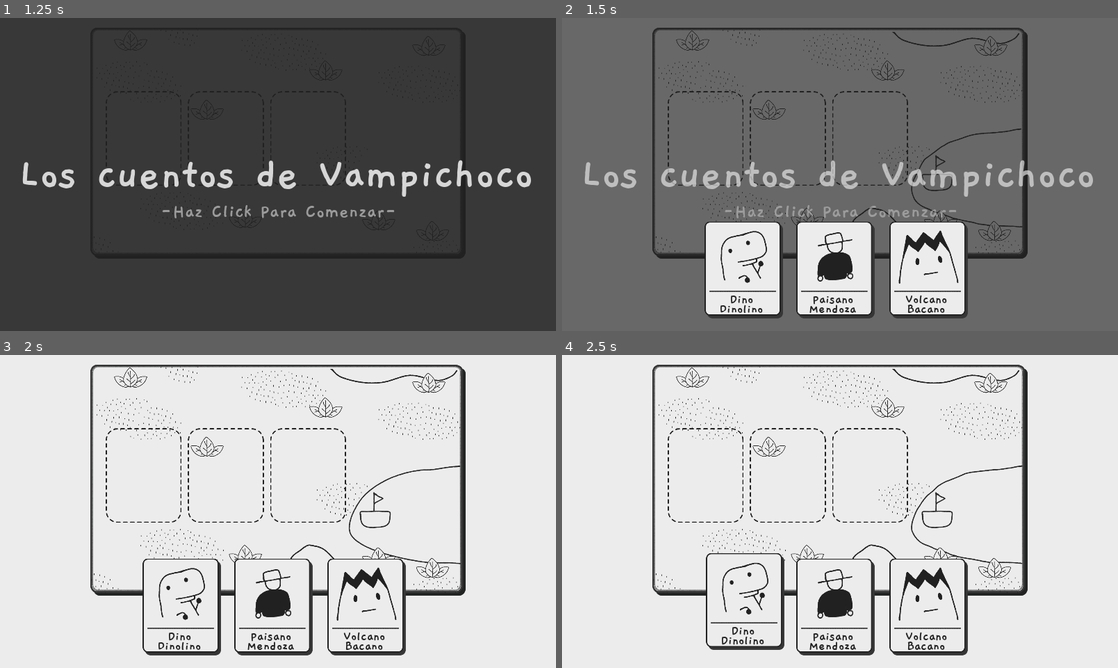
Above: before the commit, frames 1-4 (two rows, left to right).
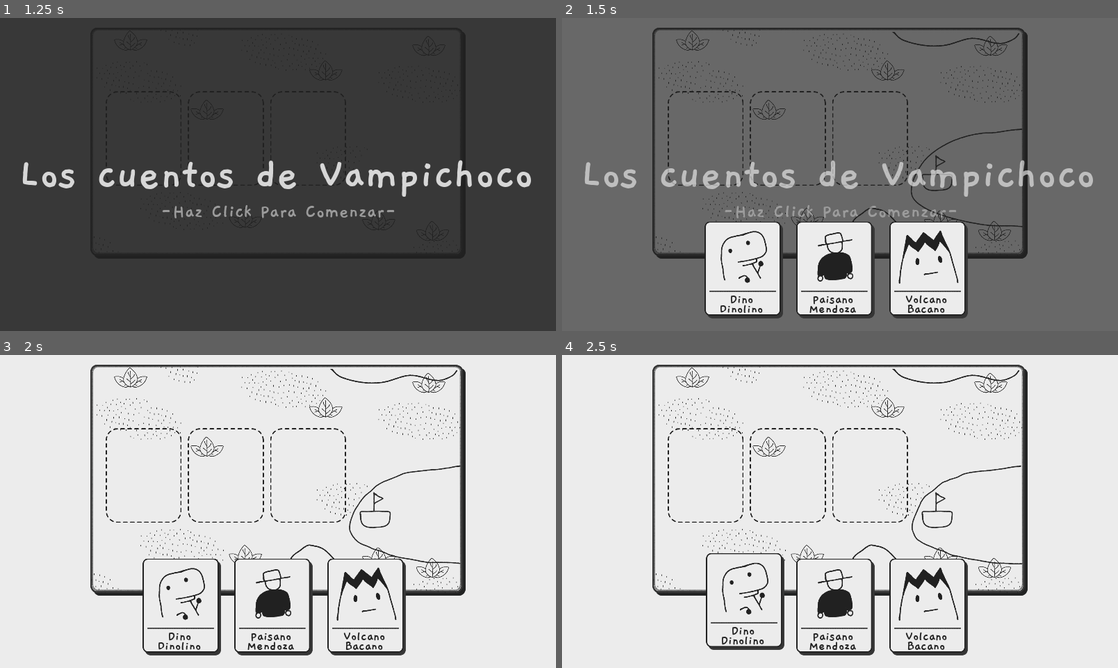
Above: after the commit, the same moments.

Repository: Perro-Viejo/los-cuentos-de-vampichoco
Game: Godot game, scene res://src/Levels/Level1.tscn
Same seed, same stepped clock (60 frames per second), same inputs: the game is played once before the commit and once after it.
Inputs (mouse positions are in pixels of both pictures, inside the frame that each line leads up to):
- Up to frame 1 (1.25 s): tap Enter at 0.5 s; move the mouse to (400, 158) at 0.52 s; click (400, 158) at 0.67 s
- Up to frame 2 (1.5 s): tap Space at 1.25 s; drag from (728, 190) to (789, 136) at 1.27 s
- Up to frame 3 (2 s): no input
- Up to frame 4 (2.5 s): move the mouse to (745, 605) at 2.02 s; click (745, 605) at 2.17 s

Frame 1 is identical in both runs. In frame 2, 0.1% of the frame differs, in the area x 62-83%, y 7-67%; in frame 3, 0.2%; in frame 4, 0.2%.

Commit message:
Added new sounds for water and some deaths

Diff:
--- a/src/Character/Character.gd
+++ b/src/Character/Character.gd
@@ -76,6 +76,7 @@
 				'Eat':
 					dino.position.y = dino_dflt_y - 32
 					EventsManager.emit_signal('play_requested', 'Dino', 'Eat')
+					EventsManager.emit_signal('stop_requested', 'Paisano', 'Dance')
 				'Run':
 					EventsManager.emit_signal('play_requested', 'Dino', 'Scream')
 				'Drown':
@@ -89,6 +90,7 @@
 					_burn(node.position)
 					EventsManager.emit_signal('stop_requested', 'Dino', 'Sleep')
 					EventsManager.emit_signal('play_requested', 'Dino', 'Scream')
+					EventsManager.emit_signal('play_requested', 'Dino', 'Rock')
 					EventsManager.emit_signal('play_requested', 'Dino', 'Burn')
 					node.hide()
 					return
@@ -168,8 +170,12 @@
 					paisano.play('ClimbLoop')
 				'ClimbLoop':
 					_despair_count += 1
+					if randi()%100 <= 40:
+						randomize()
+						EventsManager.emit_signal('play_requested', 'Paisano', 'Pain')
 					if _despair_count == despair_to_die:
 						_despair_count = 0
+						EventsManager.emit_signal('play_requested', 'Paisano', 'Pain')
 
 						paisano.stop()
 						paisano.hide()
@@ -199,5 +205,5 @@
 	$Fire.position = position
 
 	$Fire.show()
+	$Fire.play('Burn')
 	EventsManager.emit_signal('play_requested', 'Paisano', 'Burn')
-	$Fire.play('Burn')
--- a/src/GUI/Menu.gd
+++ b/src/GUI/Menu.gd
@@ -55,6 +55,8 @@
 	_next_step()
 	yield(get_tree().create_timer(2.8), "timeout")
 	_next_step()
+	if not _skipped:
+		EventsManager.emit_signal('play_requested', 'UI', 'Show_Water')
 	yield(get_tree().create_timer(1.2), "timeout")
 	_next_step()
 	yield(get_tree().create_timer(5.3), "timeout")
@@ -62,7 +64,8 @@
 	yield(get_tree().create_timer(1.5), "timeout")
 	_next_step()
 	yield(get_tree().create_timer(2.2), "timeout")
-	EventsManager.emit_signal('play_requested', 'UI', 'Show_Volcano')
+	if not _skipped:
+		EventsManager.emit_signal('play_requested', 'UI', 'Show_Volcano')
 	yield(get_tree().create_timer(0.3), "timeout")
 	_next_step()
 	yield(get_tree().create_timer(3.7), "timeout")
--- a/src/Levels/Level1.gd
+++ b/src/Levels/Level1.gd
@@ -102,7 +102,7 @@
 		end_level()
 
 func restart():
-	yield(get_tree().create_timer(5.0), 'timeout')
+	yield(get_tree().create_timer(7.0), 'timeout')
 
 	$GUI.get_node("Control").restart()
 
@@ -159,6 +159,7 @@
 
 func spit_lava(src: String) -> void:
 	var character: Node2D = _get_character(src)
+	EventsManager.emit_signal('play_requested', 'Volcano', 'Fireball')
 
 	for lava in lavas.get_children():
 		lava.global_position = character.global_position
@@ -214,7 +215,8 @@
 			Tween.EASE_IN
 		)
 		$Tween.start()
-		# AUDIO: Aquí se puede reproducir en SFX de las bolas cayendo
+		yield(get_tree().create_timer(0.4), 'timeout')
+		EventsManager.emit_signal('play_requested', 'Volcano', 'Fall')
 
 		yield(get_tree().create_timer(wait), 'timeout')
 
--- a/src/Levels/Level1.tscn
+++ b/src/Levels/Level1.tscn
@@ -22,7 +22,7 @@
 [sub_resource type="AtlasTexture" id=1]
 flags = 4
 atlas = ExtResource( 9 )
-region = Rect2( 0, 0, 130, 130 )
+region = Rect2( 130, 0, 130, 130 )
 
 [sub_resource type="AtlasTexture" id=2]
 flags = 4
@@ -32,34 +32,34 @@
 [sub_resource type="AtlasTexture" id=3]
 flags = 4
 atlas = ExtResource( 9 )
-region = Rect2( 130, 0, 130, 130 )
+region = Rect2( 260, 0, 130, 130 )
 
 [sub_resource type="AtlasTexture" id=4]
-flags = 4
-atlas = ExtResource( 9 )
-region = Rect2( 260, 0, 130, 130 )
-
-[sub_resource type="AtlasTexture" id=5]
 flags = 4
 atlas = ExtResource( 9 )
 region = Rect2( 390, 0, 130, 130 )
+
+[sub_resource type="AtlasTexture" id=5]
+flags = 4
+atlas = ExtResource( 9 )
+region = Rect2( 0, 0, 130, 130 )
 
 [sub_resource type="SpriteFrames" id=6]
 animations = [ {
 "frames": [ SubResource( 1 ) ],
 "loop": false,
-"name": "Stay",
-"speed": 1.0
-}, {
-"frames": [ SubResource( 2 ) ],
-"loop": false,
 "name": "Board",
 "speed": 1.0
 }, {
-"frames": [ SubResource( 3 ), SubResource( 4 ), SubResource( 3 ), SubResource( 5 ) ],
+"frames": [ SubResource( 2 ), SubResource( 3 ), SubResource( 2 ), SubResource( 4 ) ],
 "loop": true,
 "name": "Leave",
 "speed": 5.0
+}, {
+"frames": [ SubResource( 5 ) ],
+"loop": false,
+"name": "Stay",
+"speed": 1.0
 } ]
 
 [sub_resource type="AtlasTexture" id=7]
@@ -1226,6 +1226,20 @@
 "update": 0,
 "values": [ Vector2( -184, -13 ) ]
 }
+tracks/14/type = "method"
+tracks/14/path = NodePath("AudioManager")
+tracks/14/interp = 1
+tracks/14/loop_wrap = true
+tracks/14/imported = false
+tracks/14/enabled = true
+tracks/14/keys = {
+"times": PoolRealArray( 4 ),
+"transitions": PoolRealArray( 1 ),
+"values": [ {
+"args": [ "Water", "Woah" ],
+"method": "play_sound"
+} ]
+}
 
 [sub_resource type="Animation" id=34]
 length = 18.0
@@ -1435,6 +1449,20 @@
 "update": 0,
 "values": [ Vector2( -468, -13 ) ]
 }
+tracks/16/type = "method"
+tracks/16/path = NodePath("AudioManager")
+tracks/16/interp = 1
+tracks/16/loop_wrap = true
+tracks/16/imported = false
+tracks/16/enabled = true
+tracks/16/keys = {
+"times": PoolRealArray( 0.9 ),
+"transitions": PoolRealArray( 1 ),
+"values": [ {
+"args": [ "Water", "Woah" ],
+"method": "play_sound"
+} ]
+}
 
 [node name="Level1" type="Node2D"]
 script = ExtResource( 3 )
@@ -1460,7 +1488,6 @@
 
 [node name="level_01-bg" type="Sprite" parent="frame"]
 position = Vector2( -42, 0 )
-z_index = 1
 texture = ExtResource( 6 )
 
 [node name="Boat" type="AnimatedSprite" parent="frame"]
@@ -1480,6 +1507,7 @@
 light_mask = 2
 material = ExtResource( 12 )
 frames = SubResource( 10 )
+frame = 1
 playing = true
 
 [node name="02" type="AnimatedSprite" parent="frame/Lavas"]
@@ -1487,6 +1515,7 @@
 light_mask = 2
 material = ExtResource( 12 )
 frames = SubResource( 10 )
+frame = 1
 playing = true
 
 [node name="Impacts" type="Node2D" parent="frame"]
@@ -1518,7 +1547,6 @@
 material = ExtResource( 12 )
 position = Vector2( 438, 120 )
 frames = SubResource( 19 )
-frame = 1
 playing = true
 
 [node name="AnimationPlayer" type="AnimationPlayer" parent="frame/Water"]
@@ -1527,7 +1555,7 @@
 
 [node name="Palms" type="AnimatedSprite" parent="frame"]
 visible = false
-position = Vector2( -468, -13 )
+position = Vector2( -184, -13 )
 frames = SubResource( 26 )
 frame = 3
 playing = true
@@ -1538,6 +1566,7 @@
 
 [node name="CharacterB" parent="." instance=ExtResource( 1 )]
 position = Vector2( 776, 432 )
+z_index = 2
 
 [node name="CharacterC" parent="." instance=ExtResource( 1 )]
 position = Vector2( 1060, 432 )
--- a/src/Managers/AudioManager.tscn
+++ b/src/Managers/AudioManager.tscn
@@ -47,6 +47,18 @@
 [ext_resource path="res://assets/audio/UI_Show_Dino.ogg" type="AudioStream" id=45]
 [ext_resource path="res://assets/audio/UI_Show_Paisano.ogg" type="AudioStream" id=46]
 [ext_resource path="res://assets/audio/SFX_Paisano_Dance.ogg" type="AudioStream" id=47]
+[ext_resource path="res://assets/audio/SFX_Water_Boat.ogg" type="AudioStream" id=48]
+[ext_resource path="res://assets/audio/SFX_Water_Woah.ogg" type="AudioStream" id=49]
+[ext_resource path="res://assets/audio/SFX_Volcano_Fireball.ogg" type="AudioStream" id=50]
+[ext_resource path="res://assets/audio/SFX_Fireball_Fall.ogg" type="AudioStream" id=51]
+[ext_resource path="res://assets/audio/SFX_Dino_Pain_01.ogg" type="AudioStream" id=52]
+[ext_resource path="res://assets/audio/SFX_Dino_Pain_02.ogg" type="AudioStream" id=53]
+[ext_resource path="res://assets/audio/SFX_Dino_Pain_03.ogg" type="AudioStream" id=54]
+[ext_resource path="res://assets/audio/SFX_Paisano_Pain_01.ogg" type="AudioStream" id=55]
+[ext_resource path="res://assets/audio/SFX_Paisano_Pain_03.ogg" type="AudioStream" id=56]
+[ext_resource path="res://assets/audio/SFX_Paisano_Pain_02.ogg" type="AudioStream" id=57]
+[ext_resource path="res://assets/audio/SFX_Dino_Rock.ogg" type="AudioStream" id=58]
+[ext_resource path="res://assets/audio/SFX_Paisano_Rock.ogg" type="AudioStream" id=59]
 
 [node name="AudioManager" type="Node2D"]
 script = ExtResource( 1 )
@@ -90,6 +102,9 @@
 stream = ExtResource( 21 )
 volume_db = -2.0
 
+[node name="Rock" type="AudioStreamPlayer" parent="Dino"]
+stream = ExtResource( 58 )
+
 [node name="Scream" type="Node2D" parent="Dino"]
 script = ExtResource( 32 )
 
@@ -118,6 +133,18 @@
 stream = ExtResource( 19 )
 pitch_scale = 0.5
 
+[node name="Pain" type="Node2D" parent="Dino"]
+script = ExtResource( 32 )
+
+[node name="Pain_01" type="AudioStreamPlayer" parent="Dino/Pain"]
+stream = ExtResource( 52 )
+
+[node name="Pain_02" type="AudioStreamPlayer" parent="Dino/Pain"]
+stream = ExtResource( 53 )
+
+[node name="Pain_03" type="AudioStreamPlayer" parent="Dino/Pain"]
+stream = ExtResource( 54 )
+
 [node name="Paisano" type="Node2D" parent="."]
 
 [node name="Show" type="AudioStreamPlayer" parent="Paisano"]
@@ -138,6 +165,25 @@
 stream = ExtResource( 47 )
 volume_db = -4.0
 
+[node name="Rock" type="AudioStreamPlayer" parent="Paisano"]
+stream = ExtResource( 59 )
+
+[node name="Pain" type="Node2D" parent="Paisano"]
+script = ExtResource( 32 )
+Volume = -8.0
+
+[node name="Pain_01" type="AudioStreamPlayer" parent="Paisano/Pain"]
+stream = ExtResource( 55 )
+volume_db = -6.0
+
+[node name="Pain_02" type="AudioStreamPlayer" parent="Paisano/Pain"]
+stream = ExtResource( 57 )
+volume_db = -6.0
+
+[node name="Pain_03" type="AudioStreamPlayer" parent="Paisano/Pain"]
+stream = ExtResource( 56 )
+volume_db = -6.0
+
 [node name="Volcano" type="Node2D" parent="."]
 
 [node name="Show" type="AudioStreamPlayer" parent="Volcano"]
@@ -146,6 +192,14 @@
 [node name="Explode" type="AudioStreamPlayer" parent="Volcano"]
 stream = ExtResource( 10 )
 
+[node name="Fireball" type="AudioStreamPlayer" parent="Volcano"]
+stream = ExtResource( 50 )
+volume_db = -4.0
+
+[node name="Fall" type="AudioStreamPlayer" parent="Volcano"]
+stream = ExtResource( 51 )
+volume_db = -4.0
+
 [node name="Dance" type="AudioStreamPlayer" parent="Volcano"]
 stream = ExtResource( 9 )
 
@@ -197,6 +251,10 @@
 [node name="Button" type="AudioStreamPlayer" parent="UI"]
 stream = ExtResource( 5 )
 
+[node name="Show_Water" type="AudioStreamPlayer" parent="UI"]
+stream = ExtResource( 48 )
+volume_db = -7.0
+
 [node name="Click_End" type="AudioStreamPlayer" parent="UI"]
 stream = ExtResource( 44 )
 
@@ -215,6 +273,12 @@
 
 [node name="Shake_Volcano" type="AudioStreamPlayer" parent="UI"]
 stream = ExtResource( 41 )
+
+[node name="Water" type="Node2D" parent="."]
+
+[node name="Woah" type="AudioStreamPlayer2D" parent="Water"]
+position = Vector2( 1329.94, 484.313 )
+stream = ExtResource( 49 )
 
 [node name="Boat" type="Node2D" parent="."]
 
Not shown, added: assets/audio/SFX_Fireball_Fall.ogg.import
Not shown, added: assets/audio/SFX_Paisano_Burn_V02.ogg.import
Not shown, added: assets/audio/SFX_Volcano_Fireball.ogg.import
Not shown, added: assets/audio/SFX_Water_Boat.ogg.import
Not shown, added: assets/audio/SFX_Water_Woah.ogg.import
Not shown: 1 places in src/Managers/AudioManager.tscn that only renumber resources
Not shown, changed: .DS_Store
Not shown, changed: assets/.DS_Store
Not shown, added: assets/audio/SFX_Fireball_Fall.ogg
Not shown, added: assets/audio/SFX_Paisano_Burn_V02.ogg
Not shown, added: assets/audio/SFX_Volcano_Fireball.ogg
Not shown, added: assets/audio/SFX_Water_Boat.ogg
(and 1 more such lines)
